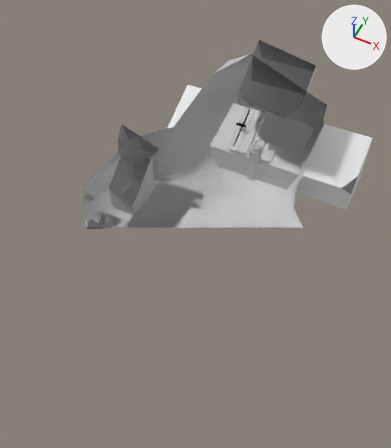
The glTF model assets/models/submarine.glb, before and after one commit.
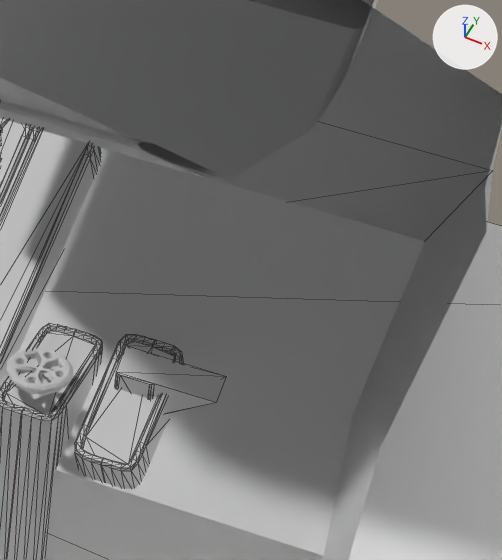
There are two pictures of each version: one whole from a 50 mm camera at (2.54, -5.48, 7.47) aimed at (-0.06, -0.28, 0.98), one close up on the part from 64% to 83% of the width and 20% to 39% of the height. Every picture has the same lights, and +X, +Y and +Z are marked at upper right. The close-ups show mesh edges as thin lines. Everything nearer to the camera than a plane just in front of the edit is cut away. Vertices at the same position are counted once.

The older version as bpy lines, for what is in view:
```python
me_sliderbase = bpy.data.meshes.new('SliderBase')
me_sliderbase.from_pydata(...)  # 634 vertices, 1248 faces; spans x -0.54..0.503, y 2.04..3.024, z 0.0..1.071
# faces by material slot: [946, 222, 80]
me_sliderbase.materials.append(mat_metalsurface)  # white #e7e7e7
me_sliderbase.materials.append(mat_metalwall)  # white #e7e7e7
me_sliderbase.materials.append(mat_material)  # black #0d0d0d
me_sonar = bpy.data.meshes.new('Sonar')
me_sonar.from_pydata(...)  # 280 vertices, 571 faces; spans x -0.523..0.576, y 2.026..3.473, z 1.344..2.784
# faces by material slot: [304, 15, 252]
me_sonar.materials.append(mat_metalsurface)  # white #e7e7e7
me_sonar.materials.append(mat_sonarscreen)  # white #e7e7e7
me_sonar.materials.append(mat_metallight)  # white #e7e7e7
me_submarine_col = bpy.data.meshes.new('Submarine-col')
me_submarine_col.from_pydata(...)  # 274 vertices, 536 faces; spans x -2.5..2.5, y -3.0..3.1, z 0.0..2.61
# faces by material slot: [16, 100, 40, 380]
me_submarine_col.materials.append(mat_metalfloor)  # white #e7e7e7
me_submarine_col.materials.append(mat_metalwall)  # white #e7e7e7
me_submarine_col.materials.append(mat_metallight)  # white #e7e7e7
me_submarine_col.materials.append(mat_metalsurface)  # white #e7e7e7
ob_hull = bpy.data.objects.new('Hull', me_submarine_col)
ob_hull.location = (0.0, 0.0, 0.0)
ob_sliderbase = bpy.data.objects.new('SliderBase', me_sliderbase)
ob_sliderbase.location = (0.0, 0.0, 0.0)
ob_sonar = bpy.data.objects.new('Sonar', me_sonar)
ob_sonar.location = (0.0, 0.0, 0.0)
# also in view: 'Torus' at (0.0, 2.16, 0.74)
```
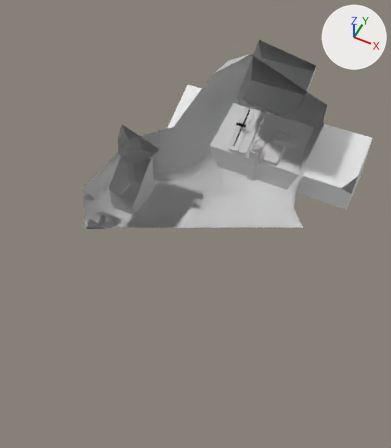
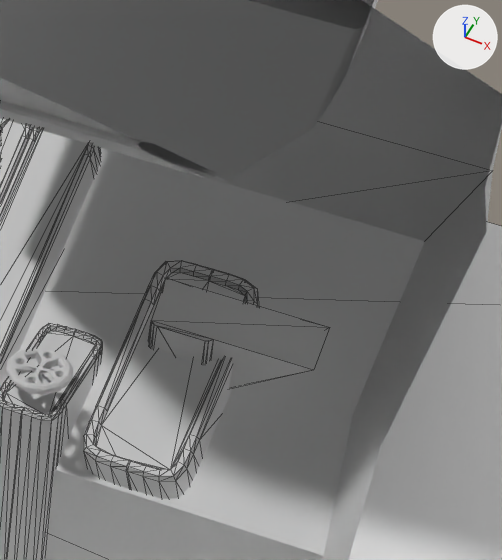
Commit message: Larger Sonar Base

Changed parts and their boxes [x1, y1, x2, y2] in the close-ups (502 x 560 px; the box of a moved part takes in the faces that stretch with it):
'SliderBase', reshaped: before [0, 118, 226, 560]; after [0, 118, 330, 560]
part 1 of me_sliderbase, moved or reshaped: before [75, 334, 184, 489]; after [84, 261, 259, 499]
part 2 of me_sliderbase, moved or reshaped: before [115, 346, 226, 414]; after [148, 278, 330, 389]

Patch to the scene script:
```diff
--- a/assets/models/submarine.glb.py
+++ b/assets/models/submarine.glb.py
@@ me_sliderbase @@
 me_sliderbase.from_pydata(...)  # 634 vertices, 1248 faces; spans x -0.54..0.503, y 2.04..3.024, z 0.0..1.071
 # used by ob_sliderbase; location = (0.0, 0.0, 0.0)
+# me_sliderbase part 1: the loose piece of 139 vertices spanning x 0.156..0.357, y 2.046..2.506, z 0.426..0.799 is scaled about its middle by 1.62, then moved by (0.077, 0.147, 0.008)
+# me_sliderbase part 2: the loose piece of 24 vertices spanning x 0.195..0.503, y 2.259..2.383, z 0.636..0.812 is scaled about its middle by 1.62, then moved by (0.135, 0.175, 0.077)
 me_sliderbase.materials.append(mat_metalsurface)
```
